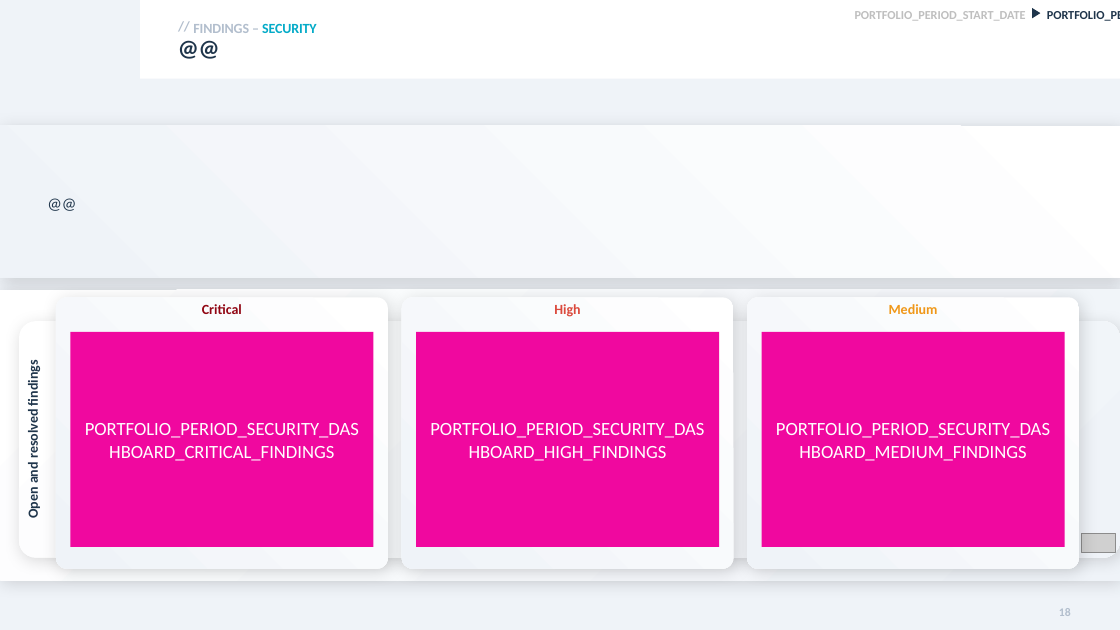
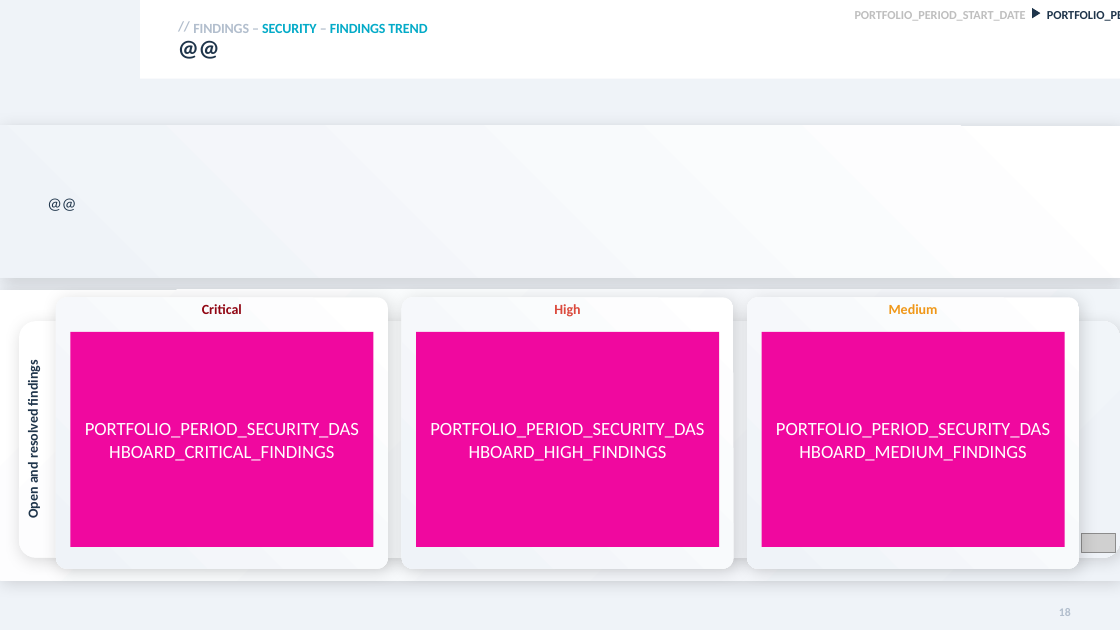
Before and after one commit to Software-Improvement-Group/sigrid-report-generator, a slide deck: slide 18 of src/report_generator/presets/templates/portfolio-overview.pptx. Drawn at 1120x630 pixels with LibreOffice and Linux fonts; fonts in the diff are those of the drawing; grey boxes stand for pictures; background and template pictures are left out. Boxes give left, top, right and bottom in pixels: in the first picture for what was removed or moved away, otherwise in the second. Text is boxed around its words. In the diff, an @@ line names an element or a change of style, - is before the commit and + after.

Commit message:
Add security resolution times slide

```diff
--- a/src/report_generator/presets/templates/portfolio-overview.pptx
+++ b/src/report_generator/presets/templates/portfolio-overview.pptx
@@ text at box(193, 23, 427, 33): text changed; text colour #B2BECD to #04ABC8 @@
-FINDINGS – SECURITY
+FINDINGS – SECURITY – FINDINGS TREND
```
Also in this commit, not shown: 1 slide added, 5 other files.
